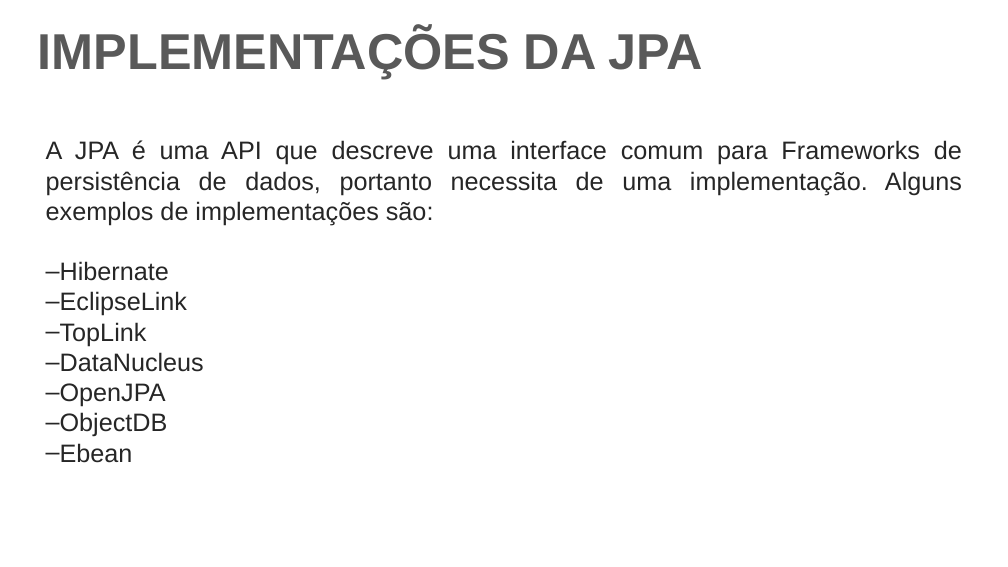
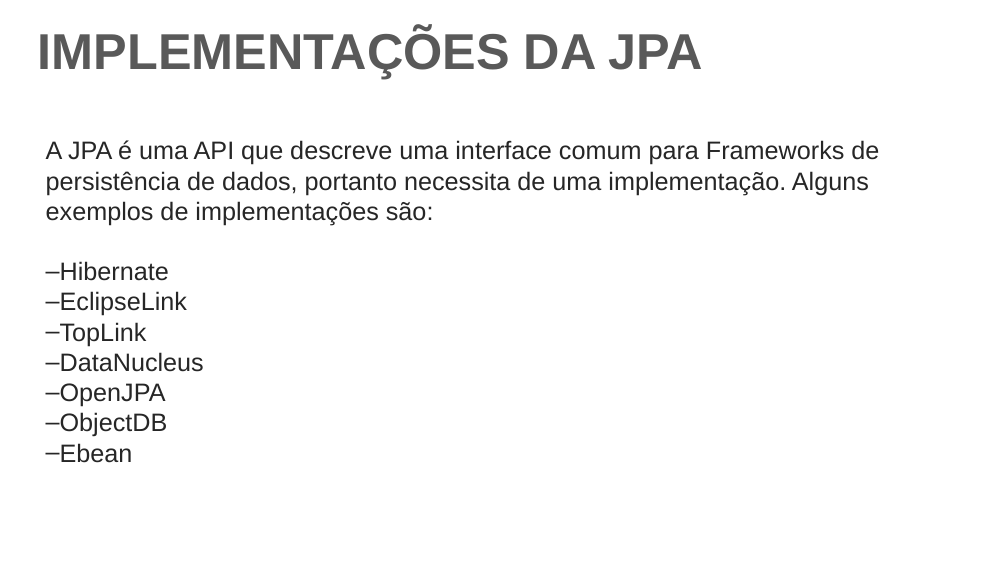
Before and after one commit to DeehSlash/apresentacao-jpa, a slide deck: slide 12 of Apresentação.pptx. Drawn at 1008x567 pixels with LibreOffice and Linux fonts; fonts in the diff are those of the drawing; background and template pictures are left out. Boxes give left, top, right and bottom in pixels: in the first picture for what was removed or moved away, otherwise in the second. Text is boxed around its words. In the diff, an @@ line names an element or a change of style, - is before the commit and + after.

```diff
--- a/Apresentação.pptx
+++ b/Apresentação.pptx
@@ text at box(46, 140, 879, 225): text changed @@
-A JPA é uma API que descreve uma interface comum para Frameworks de persistência de dados, portanto necessita de uma implementação. Alguns exemplos de implementações são:
+A JPA é uma API que descreve uma interface comum para Frameworks de
+persistência de dados, portanto necessita de uma implementação. Alguns
+exemplos de implementações são:
```
Also in this commit, not shown: 5 other slides changed.
